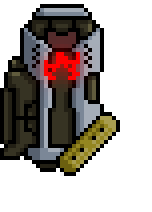
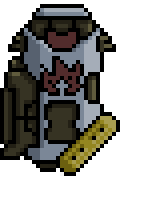
The second 152×212 image is a revision of the first. Changes to its layers:
hid "fireGlow", painted on it over [24, 36, 100, 112]
showed "fire", painted on it over [8, 32, 116, 152]
painted on "body" over [40, 80, 44, 92]
